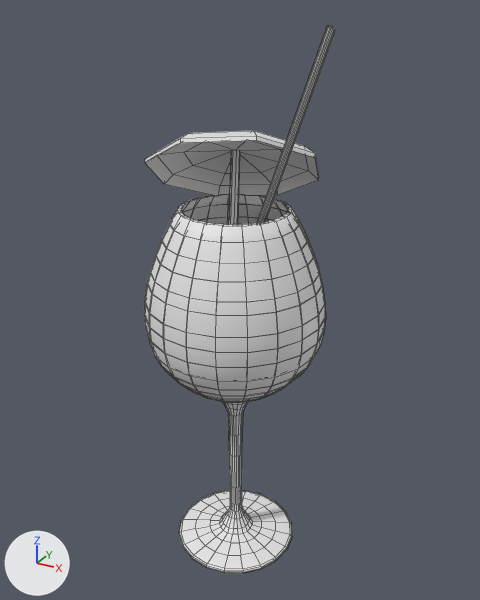
The OBJ model Assets/Prefabs/fancyCup1.obj: old version first, new version second.
The view is the same before and after, from a 50 mm camera at (3.39, -6.05, 6.4) aimed at (-0.1, 0.3, 3.23). The lights are fixed; the arrows at lower left show +X, +Y and +Z. Mesh edges are drawn as thin lines. Where no turn or scale is listed for an object, it has been applied to the vertices.

In view in the first picture: 'fancyCup1'.
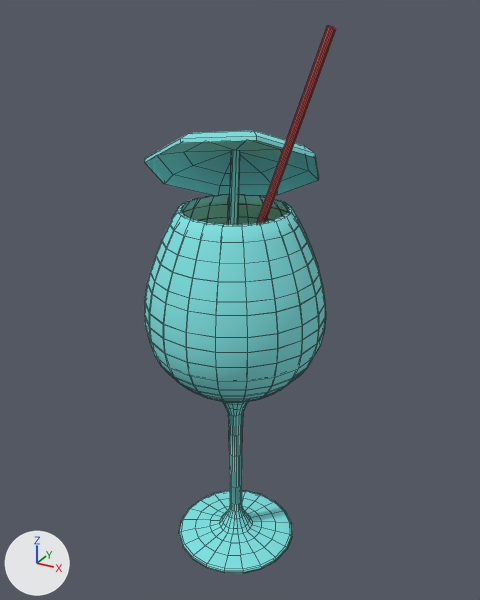
Boxes [x1, y1, x2, y2] around the edits, measured in the pictures (480 x 600 px):
part 1 of me_fancycup1, recoloured (grey to cyan): [144, 131, 326, 573] in both
part 2 of me_fancycup1, recoloured (grey to red): [257, 26, 336, 223] in both

The change in detail:
Material 'lambert4SG' (mat_lambert4sg) is new.
Its base color is (0.22, 0.78, 0.78) (cyan #81e5e5).
Its roughness is 1.0.
Material 'lambert2SG' (mat_lambert2sg) is new.
Its base color is (1.0, 0.56, 0.0) (yellow #ffc500).
Its roughness is 1.0.
Material 'lambert3SG' (mat_lambert3sg) is new.
Its base color is (1.0, 0.13, 0.13) (red #ff6565).
Its roughness is 1.0.
me_fancycup1 has 1497 vertices, 1483 faces and spans x -1.32..1.04, y -1.03..1.49, z -0.01..6.25.
me_fancycup1 is used by ob_fancycup1; location (0.0, 0.0, 0.0).
me_fancycup1 part 1: 1181 of the faces centred in x -1.21..1.0, y -1.0..1.35, z -0.01..5.22 switch from no material to mat_lambert4sg (cyan #81e5e5).
me_fancycup1 part 2: all 20 faces centred in x 0.3..0.38, y -0.04..0.04, z 4.37..4.39 switch from no material to mat_lambert3sg (red #ff6565).
me_fancycup1 now uses material mat_lambert2sg (yellow #ffc500).
